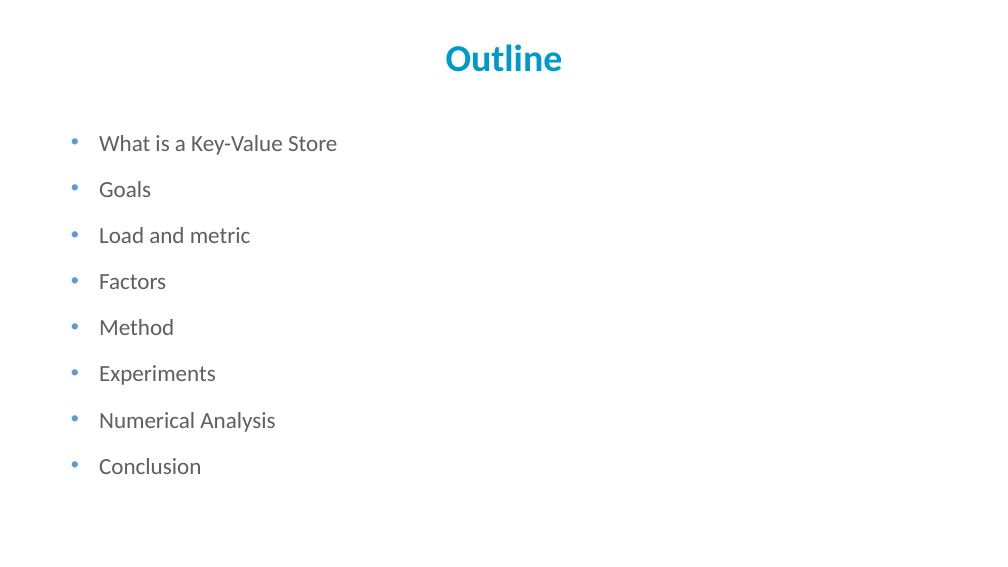
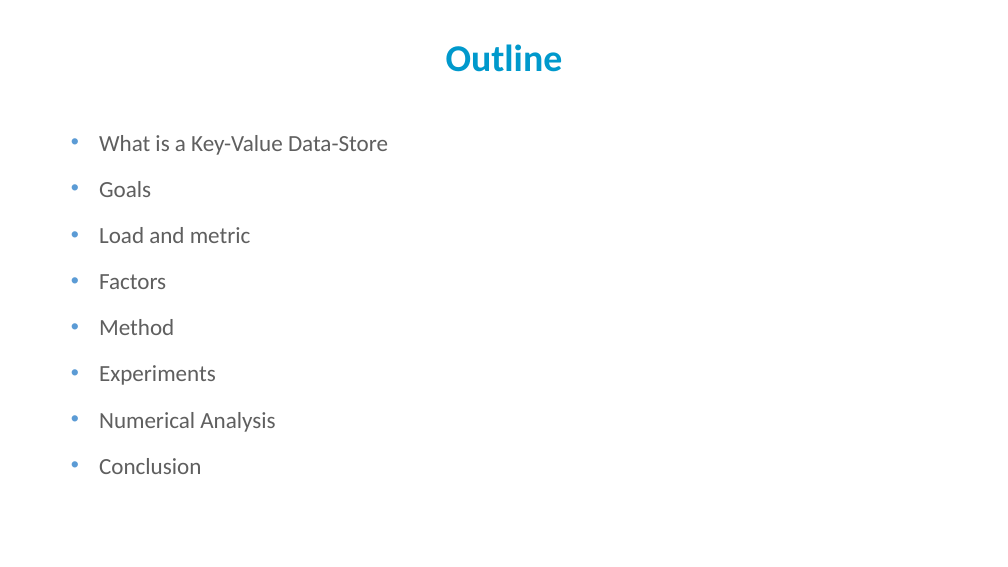
Before and after one commit to PatrickAndrade/top2developers, a slide deck: slide 2 of Perf Eval - Final presentation.pptx. Drawn at 1008x567 pixels with LibreOffice and Linux fonts; fonts in the diff are those of the drawing; background and template pictures are left out. Boxes give left, top, right and bottom in pixels: in the first picture for what was removed or moved away, otherwise in the second. Text is boxed around its words. In the diff, an @@ line names an element or a change of style, - is before the commit and + after.

```diff
--- a/Perf Eval - Final presentation.pptx
+++ b/Perf Eval - Final presentation.pptx
@@ text at [99, 135, 388, 155]: text changed @@
-• What is a Key-Value Store
+• What is a Key-Value Data-Store
```
Also in this commit, not shown: 5 other slides changed.
